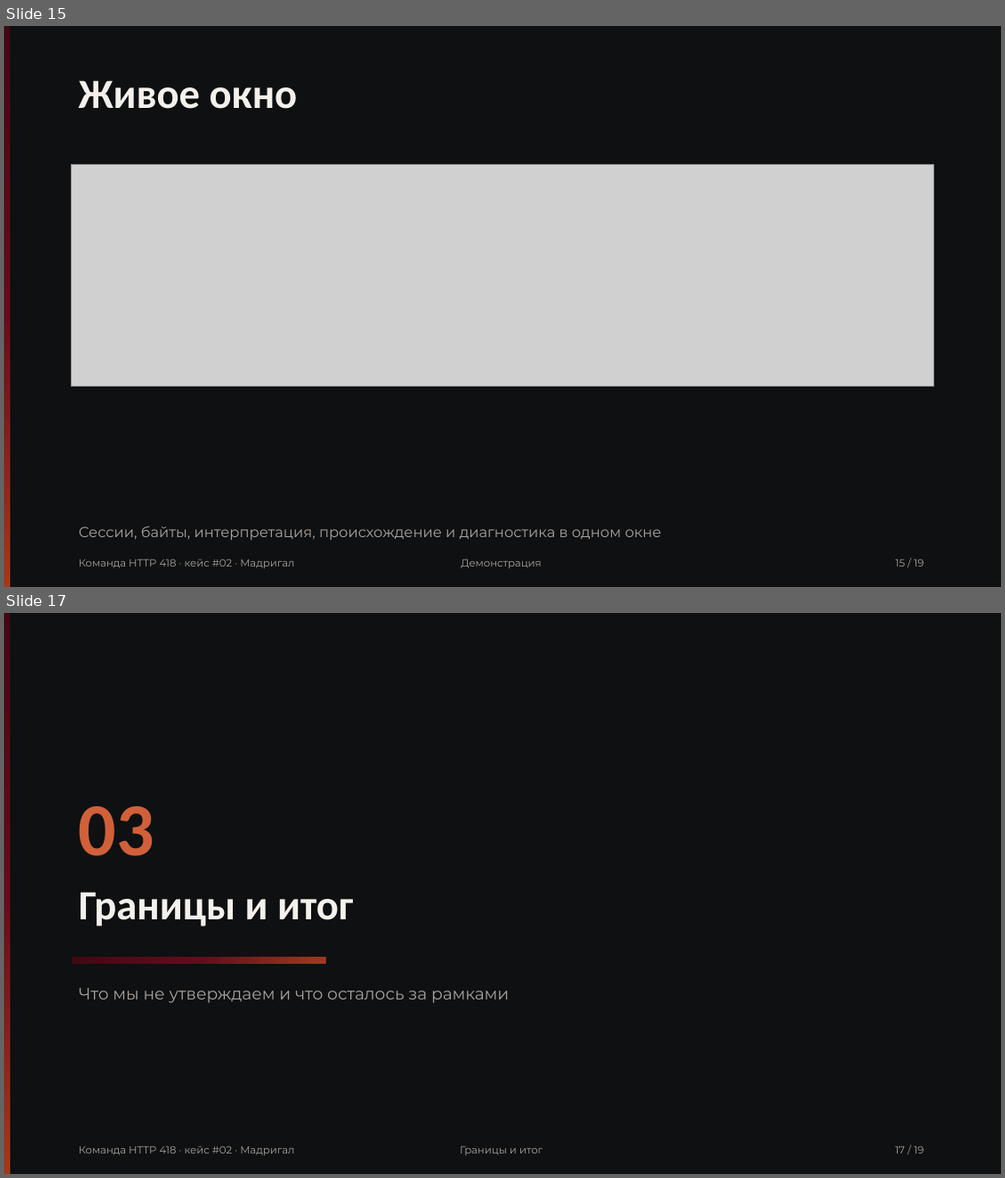
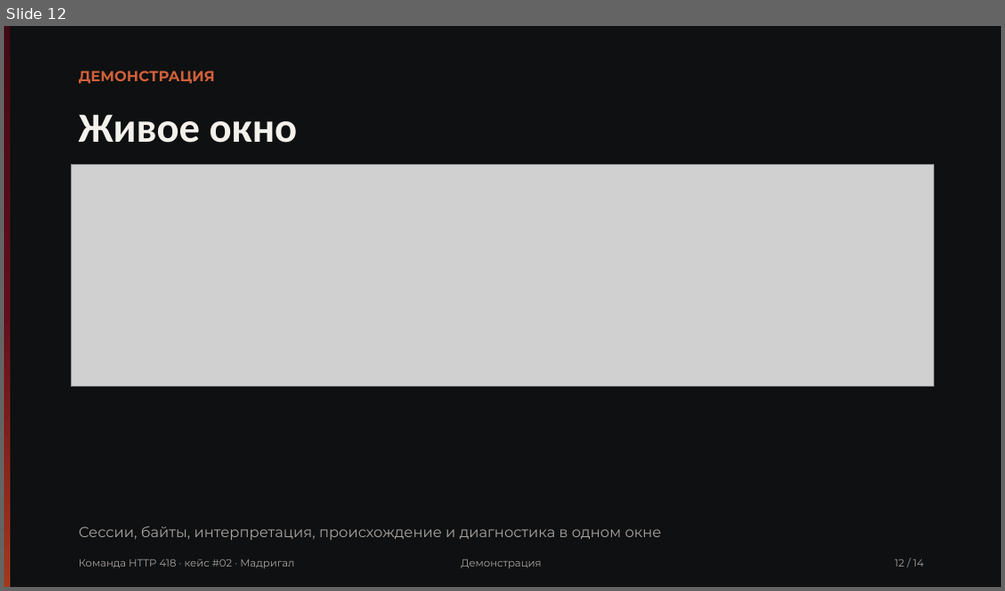
Before and after one commit to Pavel1778/madrigal-protocol-lab, a slide deck: presentation/slides.pptx. Shown one above the other, each under a label of ours: slides 15 and 17 before the commit, slide 12 after it; the slides between them are not shown. The pictures are 1005x1178 and 1005x591 pixels, drawn with LibreOffice and Linux fonts; fonts in the diff are those of the drawing; grey boxes stand for pictures. Boxes give left, top, right and bottom in pixels: in the first picture for what was removed or moved away, otherwise in the second. Text is boxed around its words. In the diff, an @@ line names an element or a change of style, - is before the commit and + after.

```diff
--- a/presentation/slides.pptx
+++ b/presentation/slides.pptx
@@ slide 17 removed at <box>4,613,1001,1174</box>, background #FFFFFF @@
@@ rectangle removed at <box>4,613,1001,1174</box> @@
@@ rectangle removed at <box>4,613,10,1174</box> @@
@@ text removed at <box>79,806,154,856</box> @@
-03
@@ text removed at <box>79,892,353,926</box> @@
-Границы и итог
@@ rectangle removed at <box>72,957,325,964</box> @@
@@ text removed at <box>79,988,509,1003</box> @@
-Что мы не утверждаем и что осталось за рамками
@@ text removed at <box>79,1145,294,1155</box> @@
-Команда HTTP 418 · кейс #02 · Мадригал
@@ text removed at <box>460,1146,542,1155</box> @@
-Границы и итог
@@ text removed at <box>895,1146,923,1153</box> @@
-17 / 19
@@ what was slide 15 is now slide 12 @@
@@ slide 12 changed as well @@
@@ text added at <box>79,70,215,84</box>, 14 pt, text #D0603A, bold @@
+ДЕМОНСТРАЦИЯ
@@ text "Живое окно": place and size @@
-text "Живое окно" at <box>79,80,298,109</box>
+text "Живое окно" at <box>79,114,298,143</box>
@@ text at <box>895,559,923,566</box>: text changed @@
-15 / 19
+12 / 14
```
Also in this commit, not shown: 13 other slides changed, 4 other slides removed, 16 other files.
